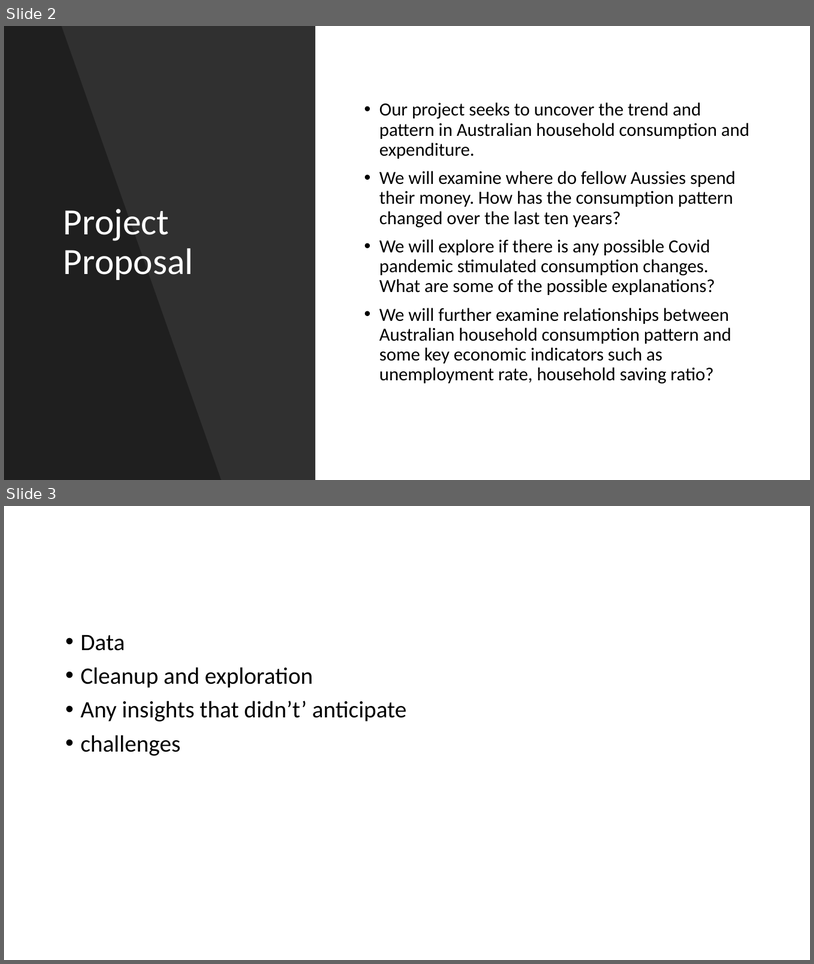
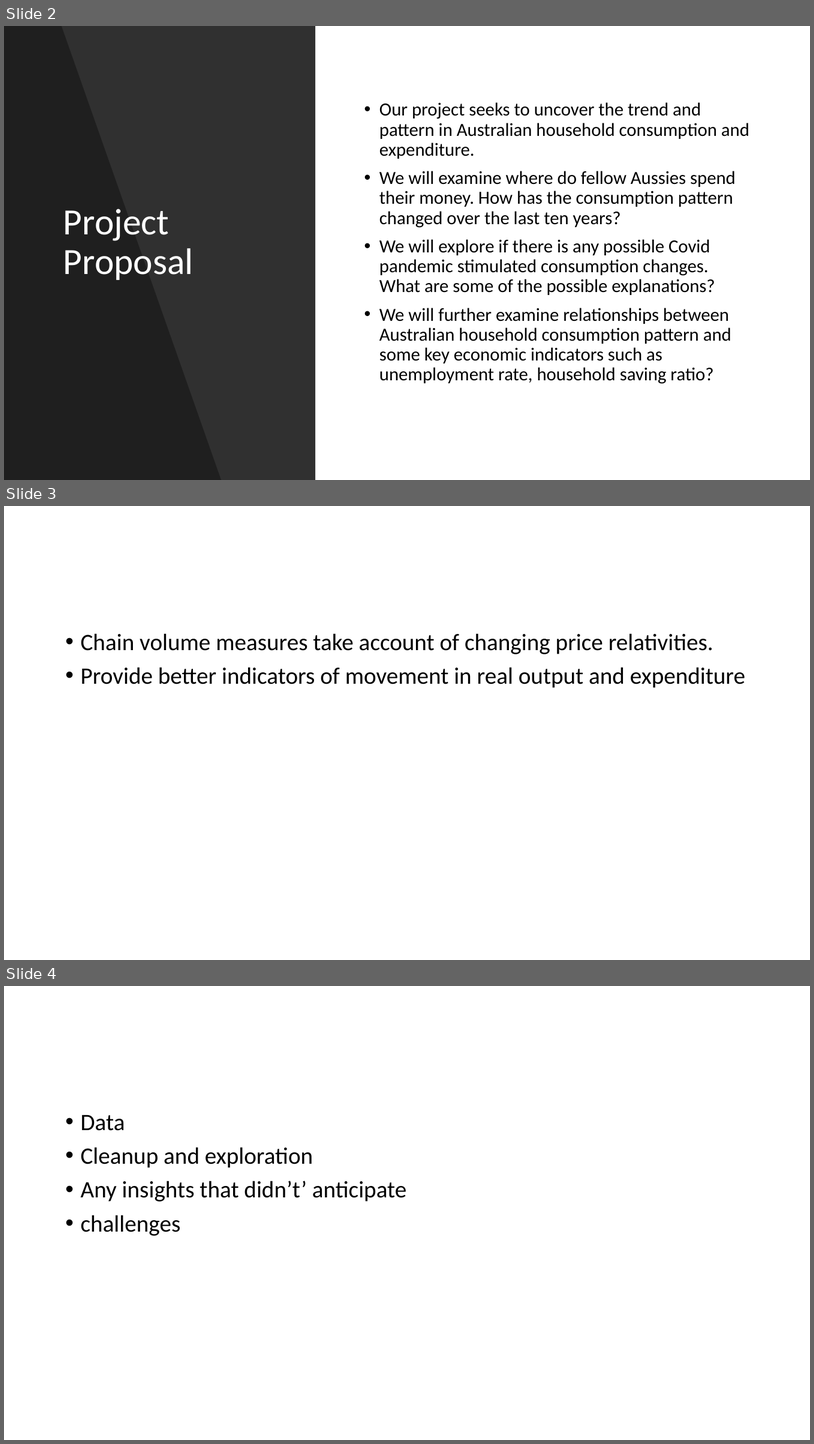
Before and after one commit to twigikit/FTBC_project_1, a slide deck: 20221029_Draft_Aus Household Consumption and Expenditure Pattern.pptx. Shown one above the other, each under a label of ours: slides 2 and 3 before the commit, slides 2, 3 and 4 after it. The pictures are 814x964 and 814x1444 pixels, drawn with LibreOffice and Linux fonts; fonts in the diff are those of the drawing. Boxes give left, top, right and bottom in pixels: in the first picture for what was removed or moved away, otherwise in the second. Text is boxed around its words. In the diff, an @@ line names an element or a change of style, - is before the commit and + after.

```diff
--- a/20221029_Draft_Aus Household Consumption and Expenditure Pattern.pptx
+++ b/20221029_Draft_Aus Household Consumption and Expenditure Pattern.pptx
@@ slide 3 added at (4, 506, 810, 960), background #FFFFFF @@
@@ text added at (81, 633, 746, 688), 28 pt, text #000000 @@
+• Chain volume measures take account of changing price relativities.
+• Provide better indicators of movement in real output and expenditure
@@ what was slide 3 is now slide 4 @@
```
Also in this commit, not shown: 2 other files.
